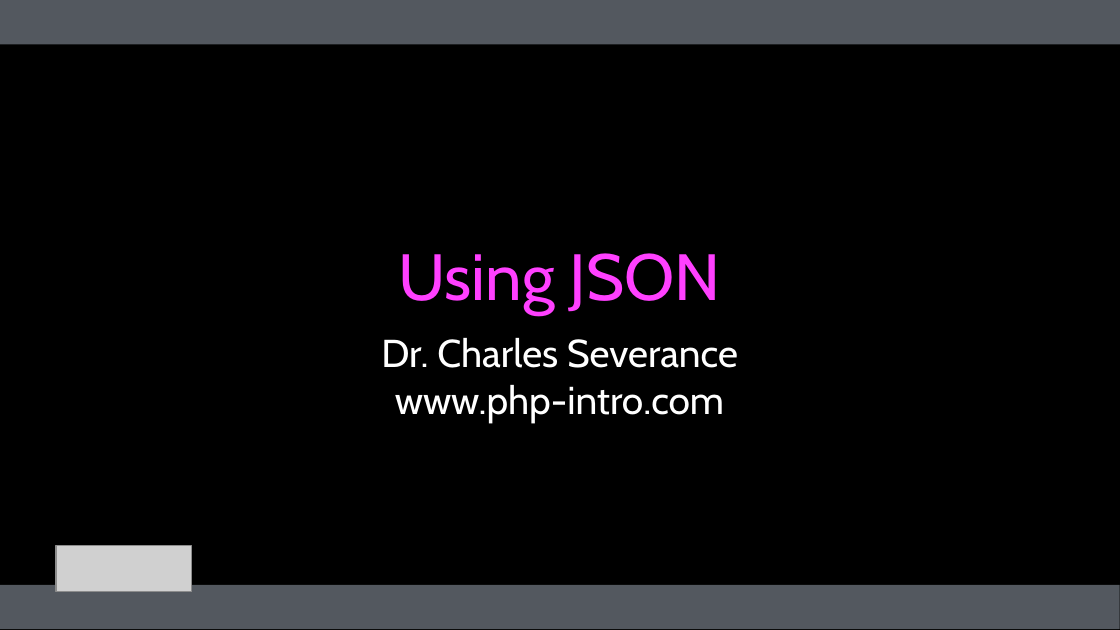
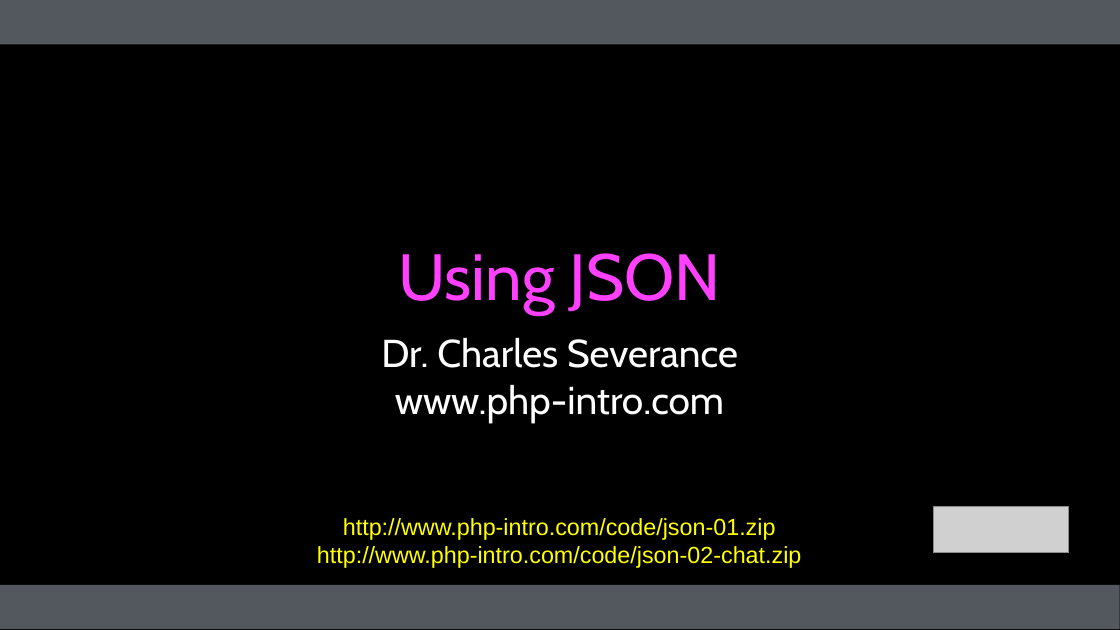
Before and after one commit to csev/wa4e, a slide deck: slide 1 of lectures/JS-04-JSON.ppt. Drawn at 1120x630 pixels with LibreOffice and Linux fonts; fonts in the diff are those of the drawing; grey boxes stand for pictures. Boxes give left, top, right and bottom in pixels: in the first picture for what was removed or moved away, otherwise in the second. Text is boxed around its words. In the diff, an @@ line names an element or a change of style, - is before the commit and + after.

```diff
--- a/lectures/JS-04-JSON.ppt
+++ b/lectures/JS-04-JSON.ppt
@@ picture: place and size @@
-picture at <box>56,547,192,592</box>
+picture at <box>933,506,1068,552</box>
@@ text added at <box>317,518,801,568</box>, 15 pt, text #FFFF00 @@
+http://www.php-intro.com/code/json-01.zip
+http://www.php-intro.com/code/json-02-chat.zip
```
Also in this commit, not shown: 12 other slides changed, 5 other files.
